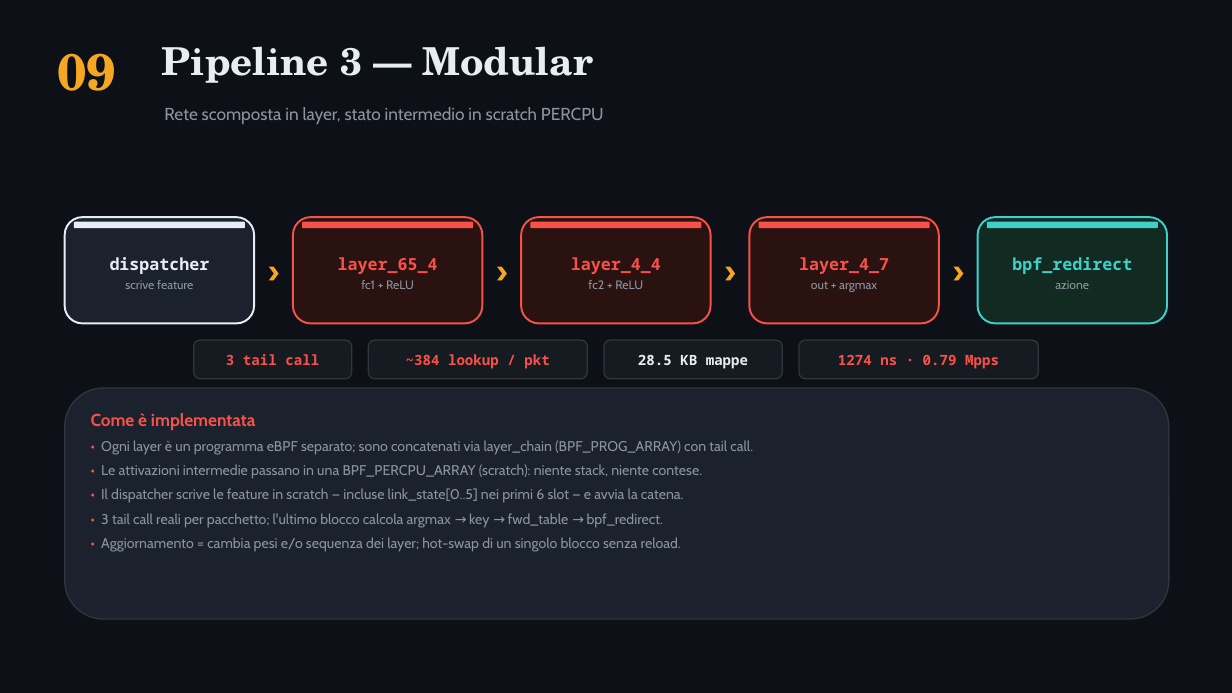
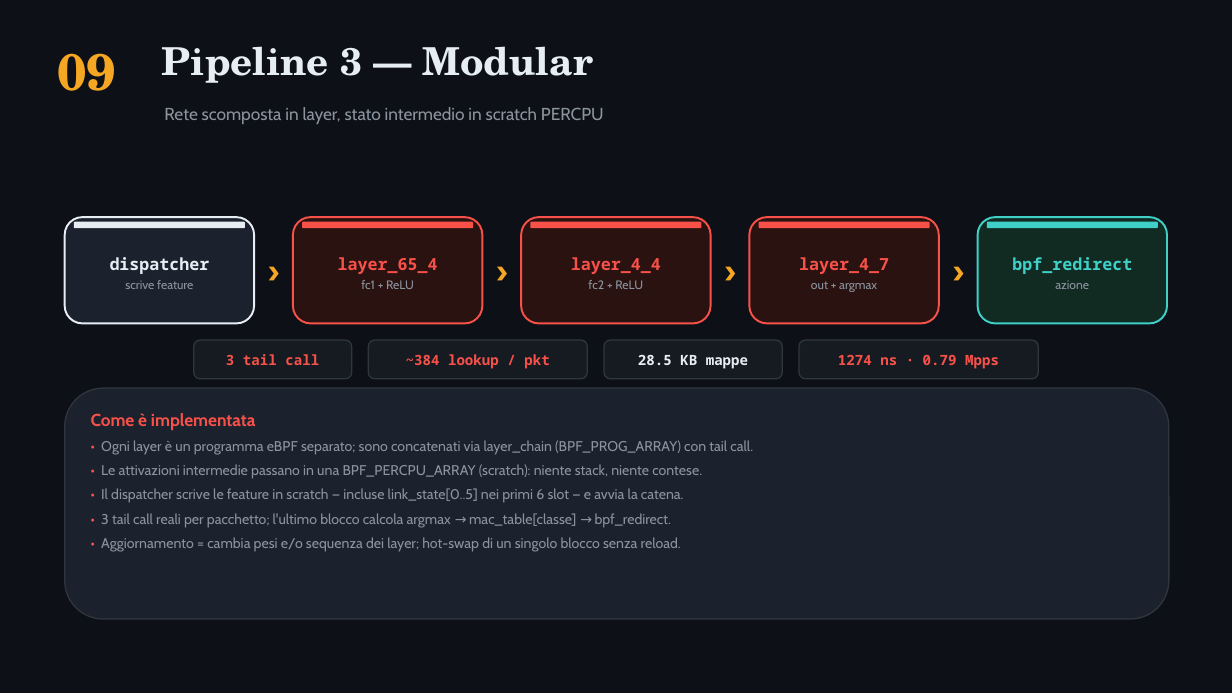
Before and after one commit to ettore-cantile/ipa_lab, a slide deck: slide 10 of docs/IPA_eBPF_pipelines.pptx. Drawn at 1232x693 pixels with LibreOffice and Linux fonts; fonts in the diff are those of the drawing. Boxes give left, top, right and bottom in pixels: in the first picture for what was removed or moved away, otherwise in the second. Text is boxed around its words. In the diff, an @@ line names an element or a change of style, - is before the commit and + after.

```diff
--- a/docs/IPA_eBPF_pipelines.pptx
+++ b/docs/IPA_eBPF_pipelines.pptx
@@ text at [101, 513, 671, 527]: text changed @@
-• 3 tail call reali per pacchetto; l'ultimo blocco calcola argmax → key → fwd_table → bpf_redirect.
+• 3 tail call reali per pacchetto; l'ultimo blocco calcola argmax → mac_table[classe] → bpf_redirect.
```
Also in this commit, not shown: 3 other slides changed, 8 other files.
